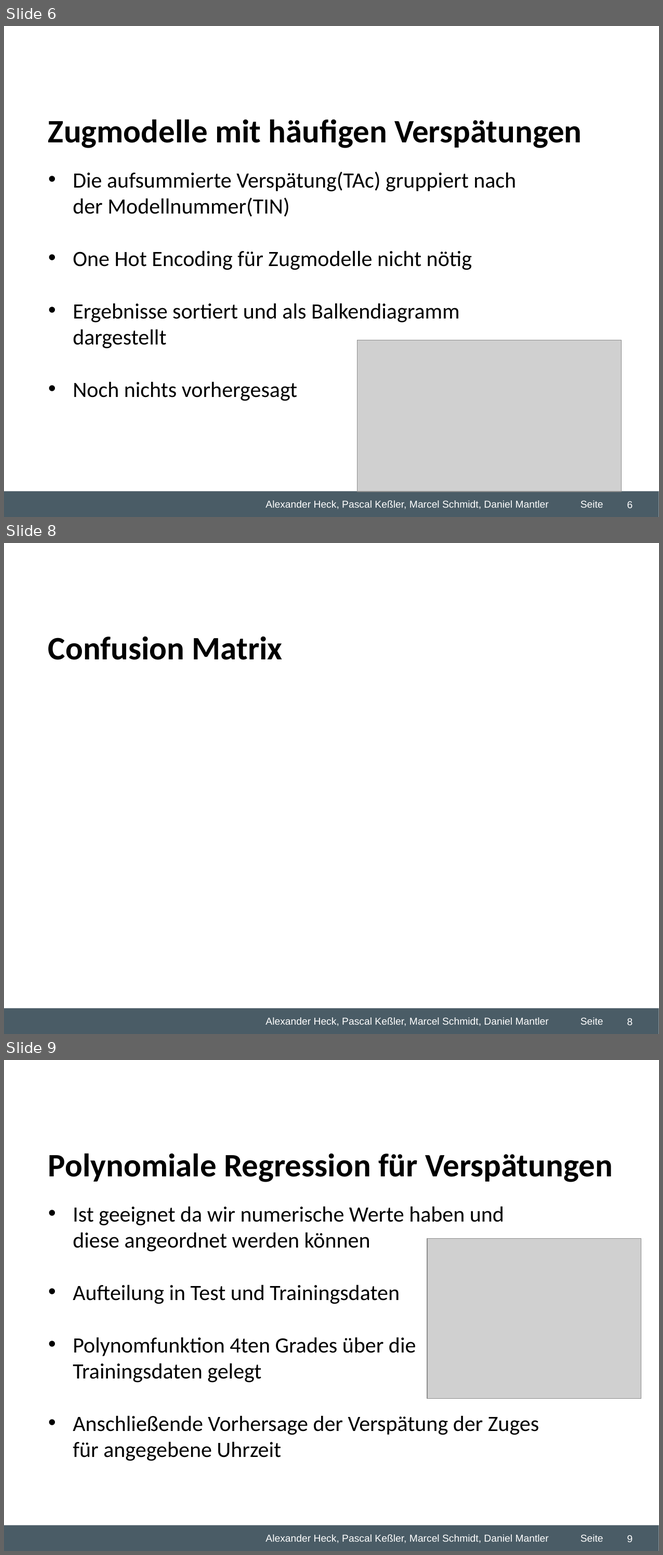
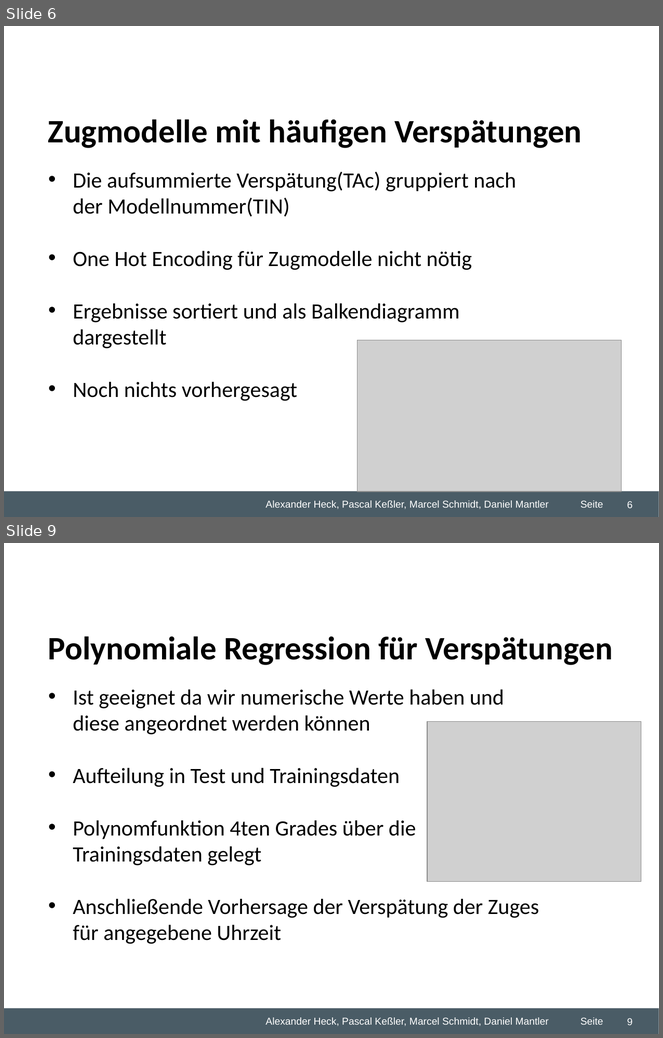
Before and after one commit to dmntlr/predictiveproject, a slide deck: Desktop/Studium/5. Semester/Predictive Analytics/Gruppenarbeit/WZ2 Predicitve Analytics Übung.ppt. Shown one above the other, each under a label of ours: slides 6, 8 and 9 before the commit, slides 6 and 9 after it; the slides between them are not shown. The pictures are 663x1555 and 663x1038 pixels, drawn with LibreOffice and Linux fonts; fonts in the diff are those of the drawing; grey boxes stand for pictures; background and template pictures are left out. Boxes give left, top, right and bottom in pixels: in the first picture for what was removed or moved away, otherwise in the second. Text is boxed around its words. In the diff, an @@ line names an element or a change of style, - is before the commit and + after.

```diff
--- a/Desktop/Studium/5. Semester/Predictive Analytics/Gruppenarbeit/WZ2 Predicitve Analytics Übung.ppt
+++ b/Desktop/Studium/5. Semester/Predictive Analytics/Gruppenarbeit/WZ2 Predicitve Analytics Übung.ppt
@@ slide 8 removed at [4,543,659,1034], background #FFFFFF; not listed: 5 template elements that a slide beside it also shows @@
@@ text removed at [48,636,283,660] @@
-Confusion Matrix
@@ page number removed at [627,1018,633,1026] @@
-8
```
Also in this commit, not shown: 1 slide changed, 1 slide added, 1 other file.
